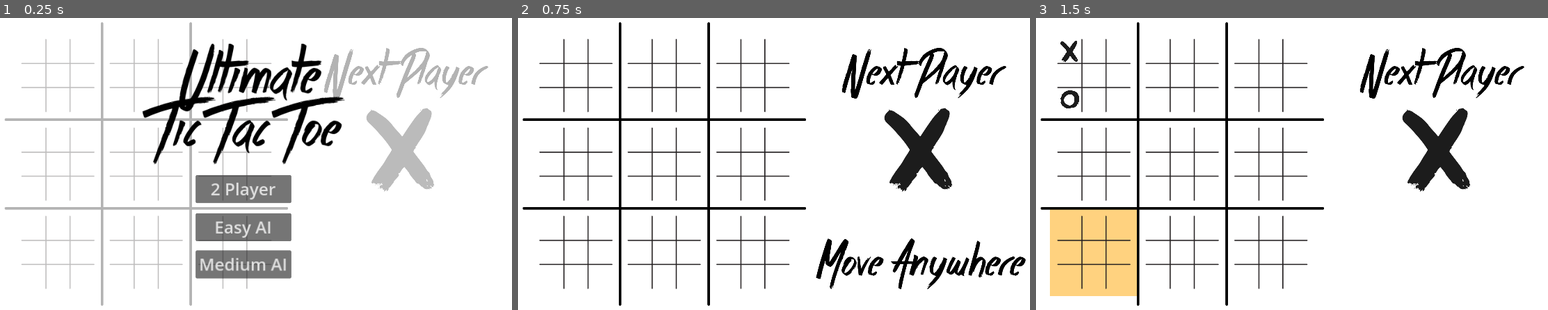
Above: before the commit, frames 1-3 (left to right).
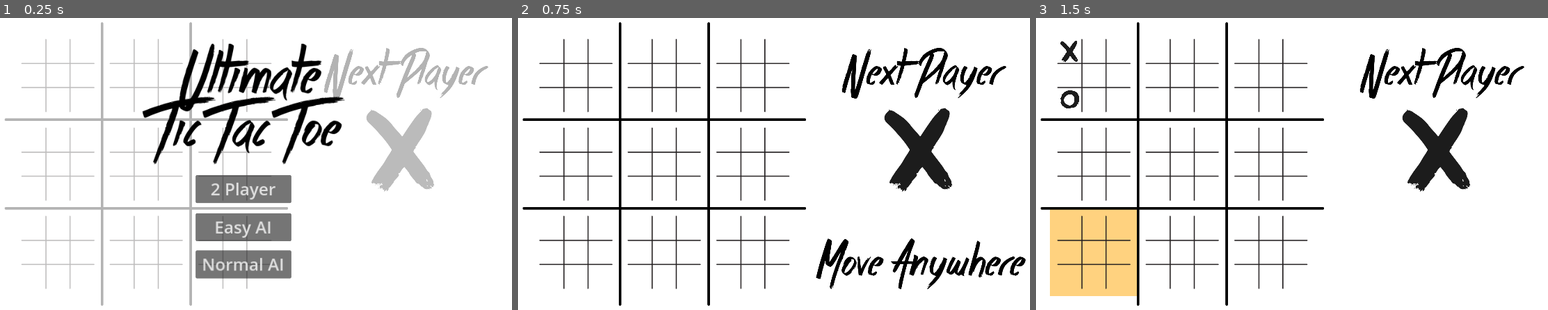
Above: after the commit, the same moments.

Repository: MadAvidCoder/Ultimate-Tic-Tac-Toe
Game: Godot game, scene res://main.tscn
The game is run twice, just before and just after one commit, with the same random seed, the same clock (stepped at 60 frames per second) and the same inputs.
Inputs (mouse positions are in pixels of both pictures, inside the frame that each line leads up to):
- Up to frame 1 (0.25 s): no input
- Up to frame 2 (0.75 s): click "Medium AI" (after the commit: "Normal AI") at 0.5 s
- Up to frame 3 (1.5 s): tap Enter at 1.25 s; move the mouse to (1071, 50) at 1.27 s; press the mouse at (1071, 50) at 1.28 s

The runs differ from the first frame. In frame 1, 0.4% of the frame differs, in the area x 39-56%, y 82-87%; in frame 2, nothing differs; in frame 3, nothing differs.

Commit message:
Change Medium to Normal mode
renamed the medium mode, normal mode.

Diff:
--- a/project/main.tscn
+++ b/project/main.tscn
@@ -1222,7 +1222,7 @@
 offset_right = 675.0
 offset_bottom = 560.0
 theme_override_font_sizes/font_size = 35
-text = "Medium AI"
+text = "Normal AI"
 
 [connection signal="pressed" from="Win/Again" to="." method="_on_again_pressed"]
 [connection signal="pressed" from="Begin/Play2" to="." method="_on_play_pressed"]
